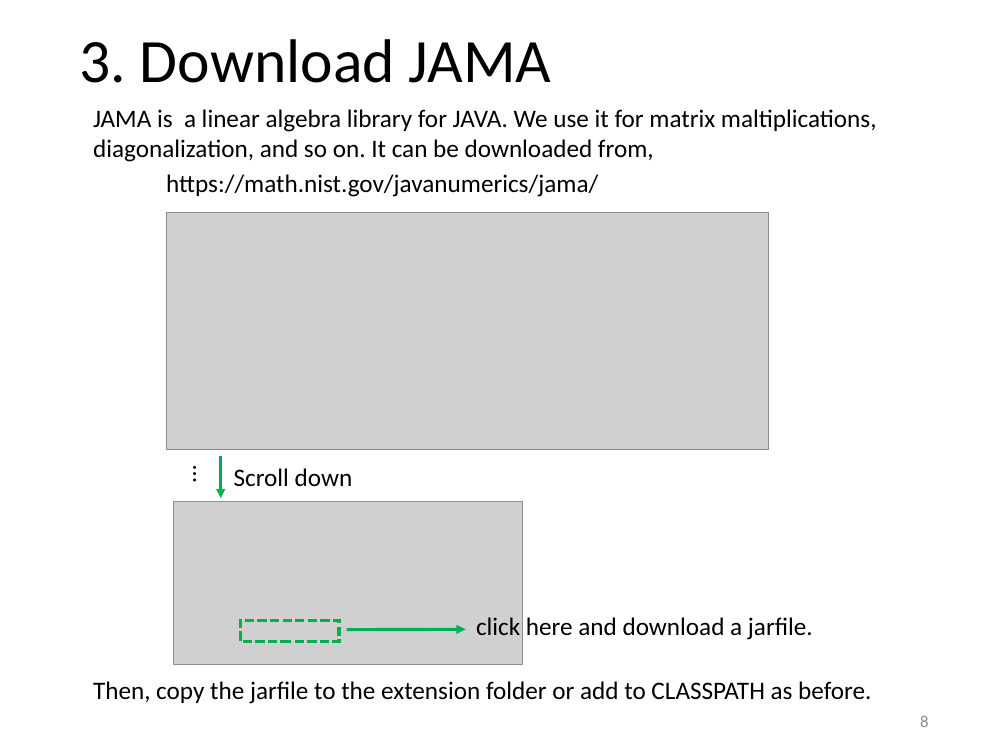
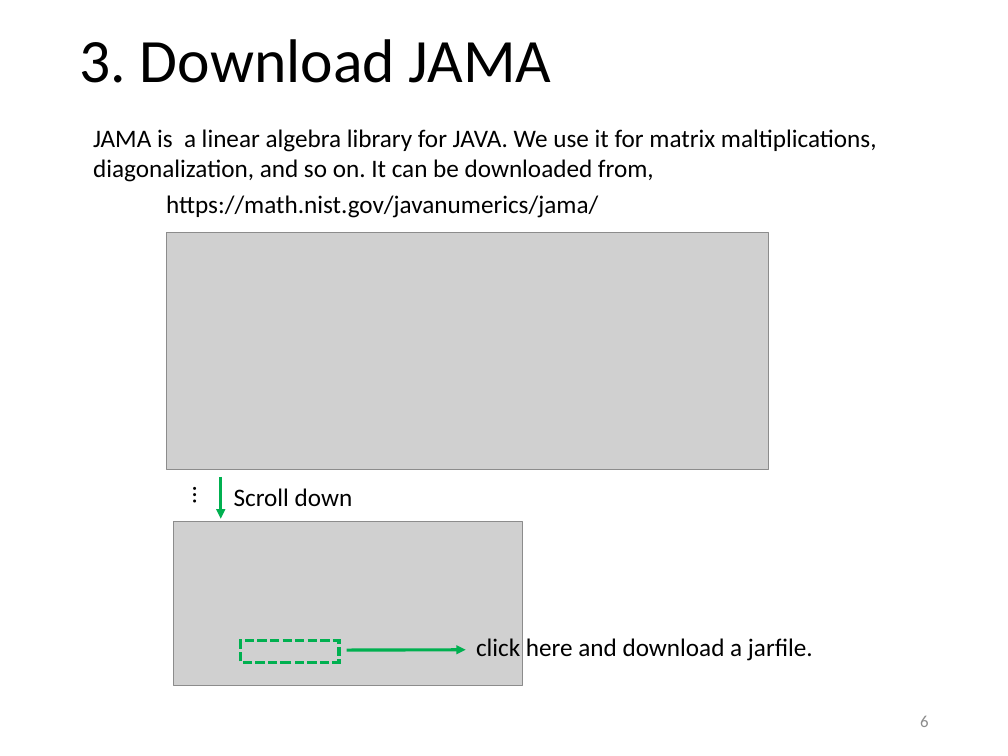
Before and after one commit to yagikiyoshi/sindo, a slide deck: slide 7 of doc/JSindo/install.pptx (slide 9 before the commit). Drawn at 1008x756 pixels with LibreOffice and Linux fonts; fonts in the diff are those of the drawing; grey boxes stand for pictures. Boxes give left, top, right and bottom in pixels: in the first picture for what was removed or moved away, otherwise in the second. Text is boxed around its words. In the diff, an @@ line names an element or a change of style, - is before the commit and + after.

```diff
--- a/doc/JSindo/install.pptx
+++ b/doc/JSindo/install.pptx
@@ 5 texts, 2 pictures, 2 arrows, 1 rectangle: place and size @@
-5 texts, 2 pictures, 2 arrows, 1 rectangle at box(93, 109, 877, 665)
+5 texts, 2 pictures, 2 arrows, 1 rectangle at box(93, 129, 877, 685)
@@ text removed at box(93, 681, 871, 704) @@
-Then, copy the jarfile to the extension folder or add to CLASSPATH as before.
@@ page number at box(920, 716, 928, 727): text changed @@
-8
+6
```
Also in this commit, not shown: 10 other slides changed, 18 slides added, 1 other file.
